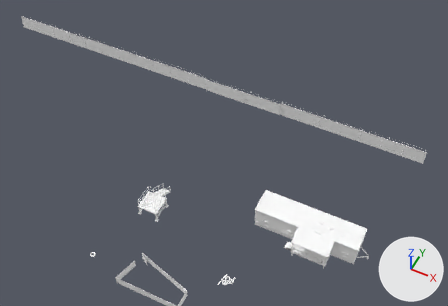
The OBJ model Assets/models/maps/riverside/riverside_pad.obj, before and after one commit.
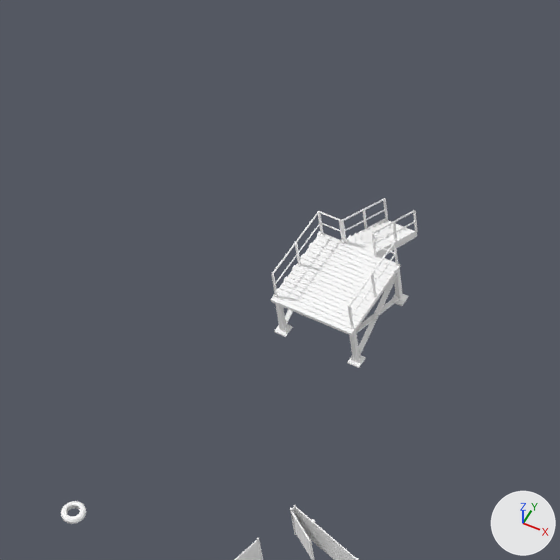
Each version appears first whole from a camera (50 mm lens) standing at (1021.0, -975.0, 2457.0) and looking at (105.0, 856.0, 168.0), and next in a close-up on the part from 17% to 45% of the width and 45% to 87% of the height. The lights are fixed; the arrows at lower right show +X, +Y and +Z. The last two pictures show the newer version. Where no turn or scale is listed for an object, it has been applied to the vertices.

Names of what the first close-up shows: 'riverside_pad'.
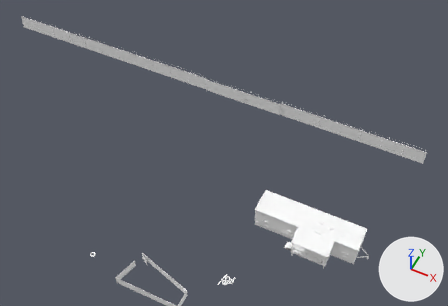
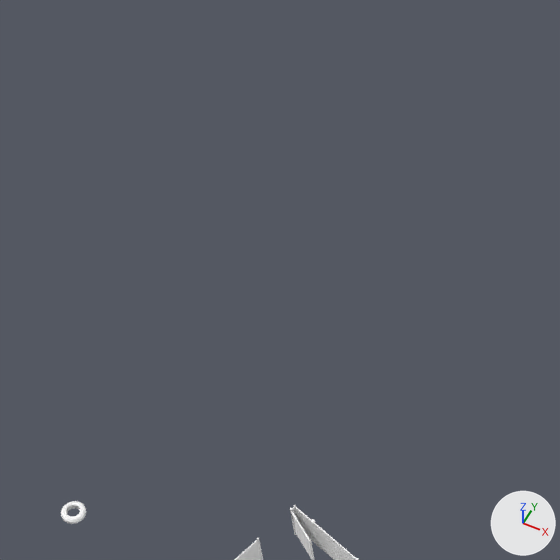
The change in detail:
me_riverside_pad is used by ob_riverside_pad; location (0.0, 0.0, 0.0).
me_riverside_pad had 20129 vertices, 33078 faces and spanned x -1501.0..1001.0, y 39.0..1300.0, z 96.0..225.0.
me_riverside_pad now has 19481 vertices, 32252 faces and spans x -1501.0..1001.0, y 39.0..1300.0, z 96.0..225.0.
me_riverside_pad part 1: 73 loose pieces with 648 vertices, spanning x -112.0..710.0, y 392.0..580.0, z 96.0..203.0, are deleted.
Other edits to the shape of me_riverside_pad do not show in these pictures.
me_riverside_pad no longer uses material mat_rs_siding_cream (white #ffffff).

What differs and where, as boxes (x1, y1, x2, y2) in the close-ups (560 x 560 px):
'riverside_pad', reshaped: before (61, 198, 418, 560); after (61, 501, 359, 560)
part 1 of me_riverside_pad, deleted: before (271, 198, 418, 368)
